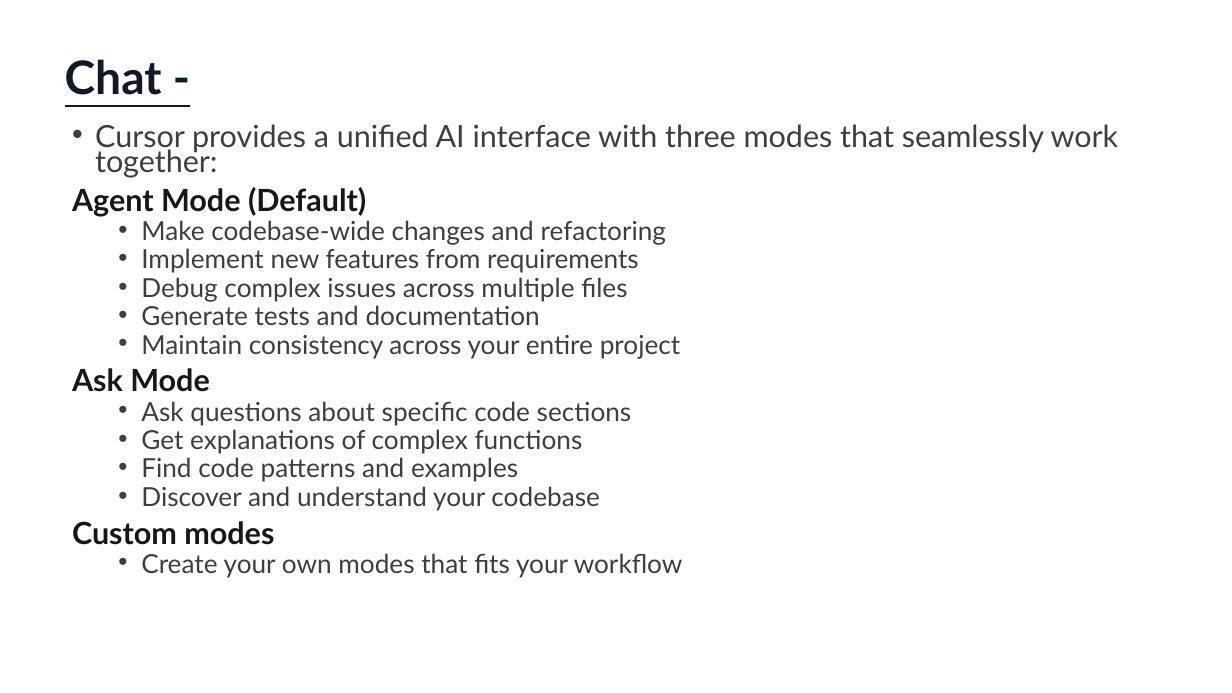
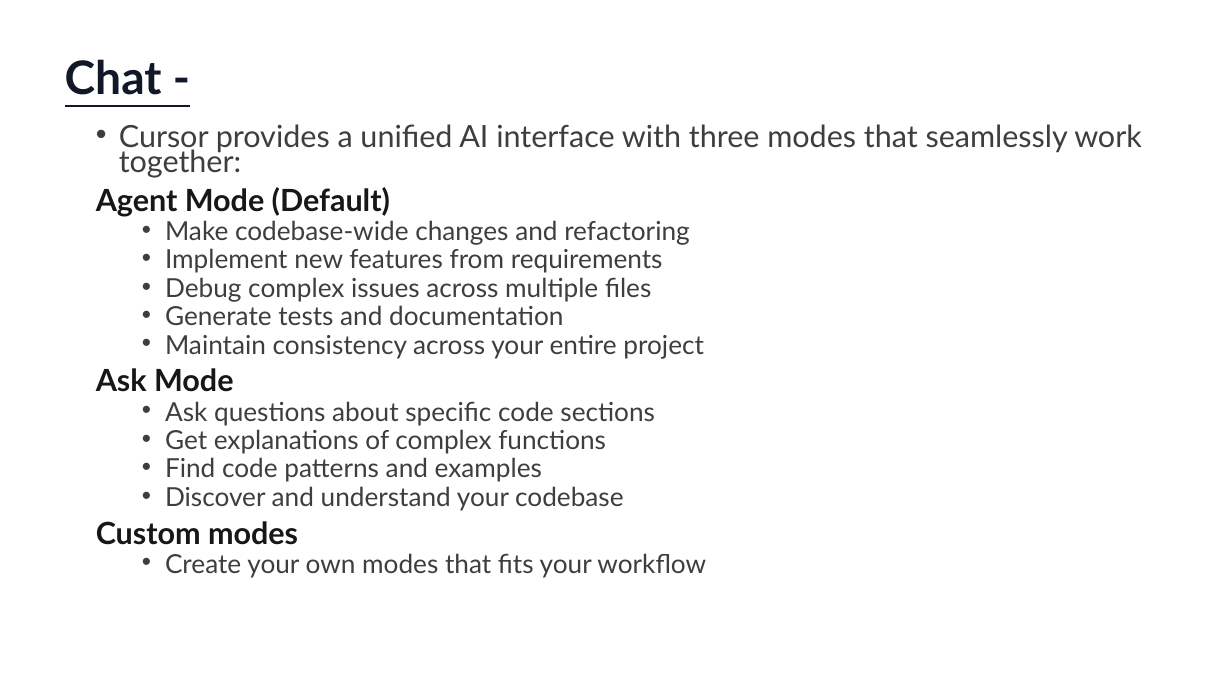
Before and after one commit to shrivastavasukriti/PPTs, a slide deck: slide 4 of Cursor.pptx. Drawn at 1232x693 pixels with LibreOffice and Linux fonts; fonts in the diff are those of the drawing. Boxes give left, top, right and bottom in pixels: in the first picture for what was removed or moved away, otherwise in the second. Text is boxed around its words. In the diff, an @@ line names an element or a change of style, - is before the commit and + after.

Commit message:
PPTs

```diff
--- a/Cursor.pptx
+++ b/Cursor.pptx
@@ text "Cursor provides a unified AI ...": place and size @@
-text "Cursor provides a unified AI ..." at box(72, 124, 1119, 577)
+text "Cursor provides a unified AI ..." at box(96, 124, 1142, 577)
```
Also in this commit, not shown: 1 other slide changed, 1 slide added, 1 slide removed, 2 other files.
